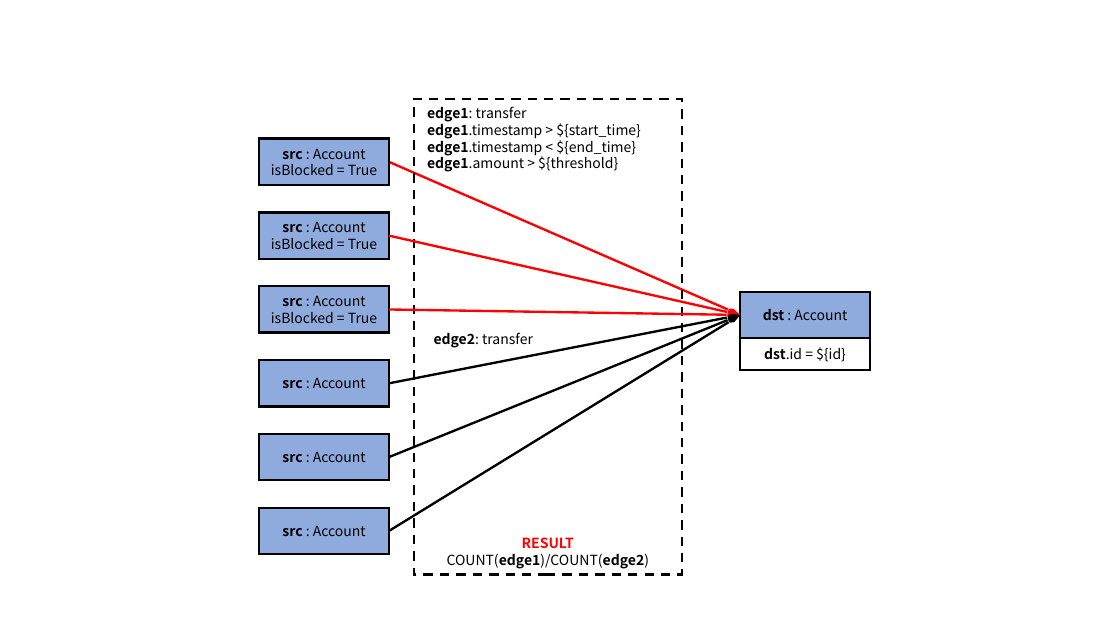
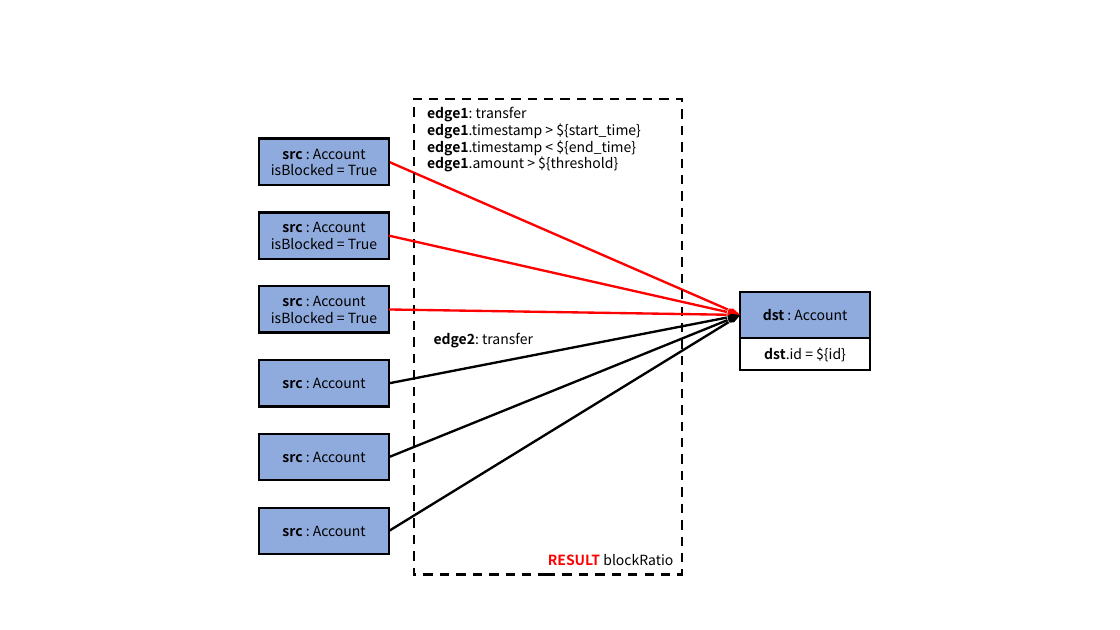
Before and after one commit to ldbc/ldbc_finbench_docs, a slide deck: slide 4 of patterns/transaction-simple-read.pptx (slide 8 before the commit). Drawn at 1120x630 pixels with LibreOffice and Linux fonts; fonts in the diff are those of the drawing. Boxes give left, top, right and bottom in pixels: in the first picture for what was removed or moved away, otherwise in the second. Text is boxed around its words. In the diff, an @@ line names an element or a change of style, - is before the commit and + after.

```diff
--- a/patterns/transaction-simple-read.pptx
+++ b/patterns/transaction-simple-read.pptx
@@ text in rectangle at (548,554,673,566): text changed; bold off @@
-RESULT COUNT(edge1)/COUNT(edge2)
+RESULT blockRatio
```
Also in this commit, not shown: 5 other slides changed, 1 slide added, 35 other files.
